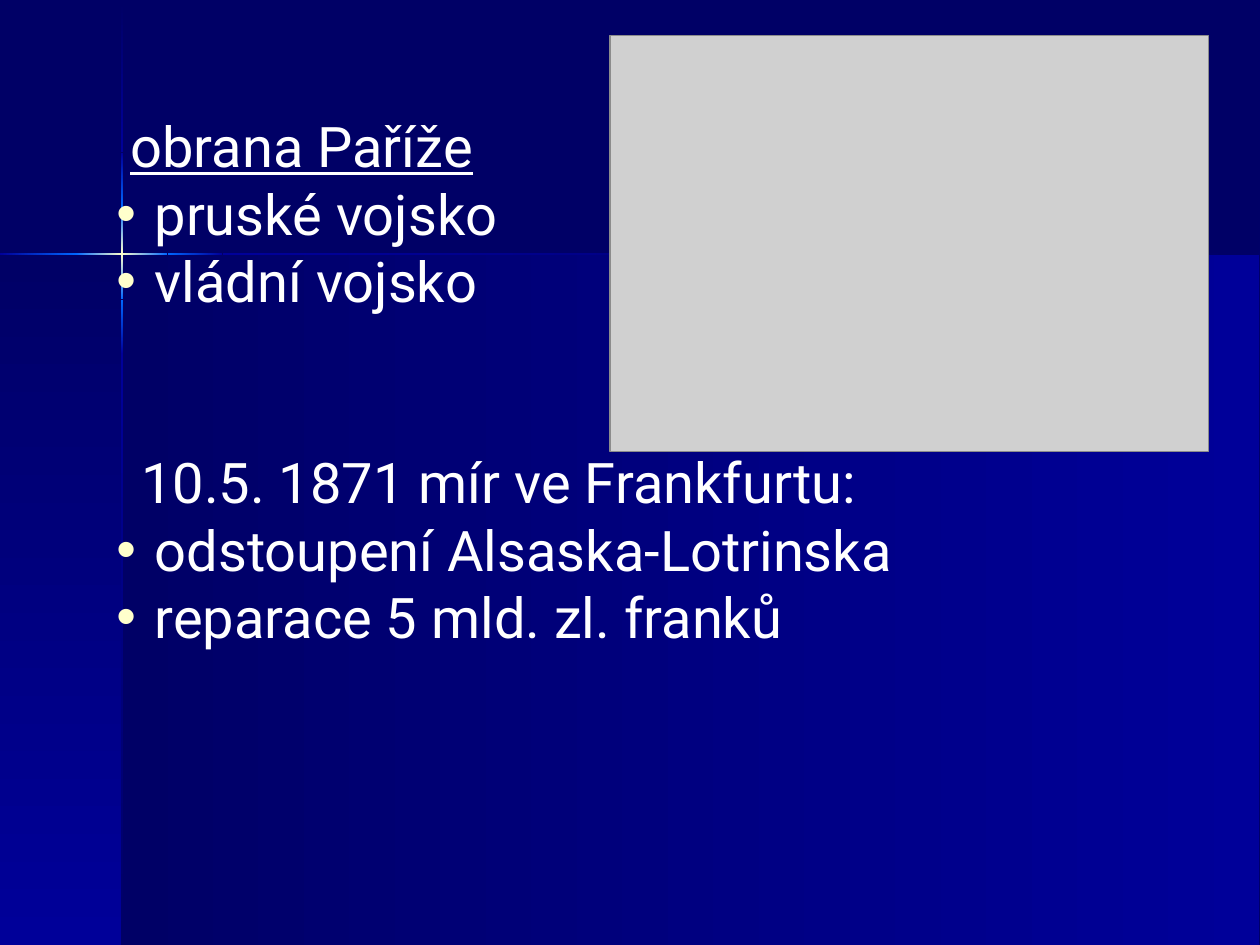
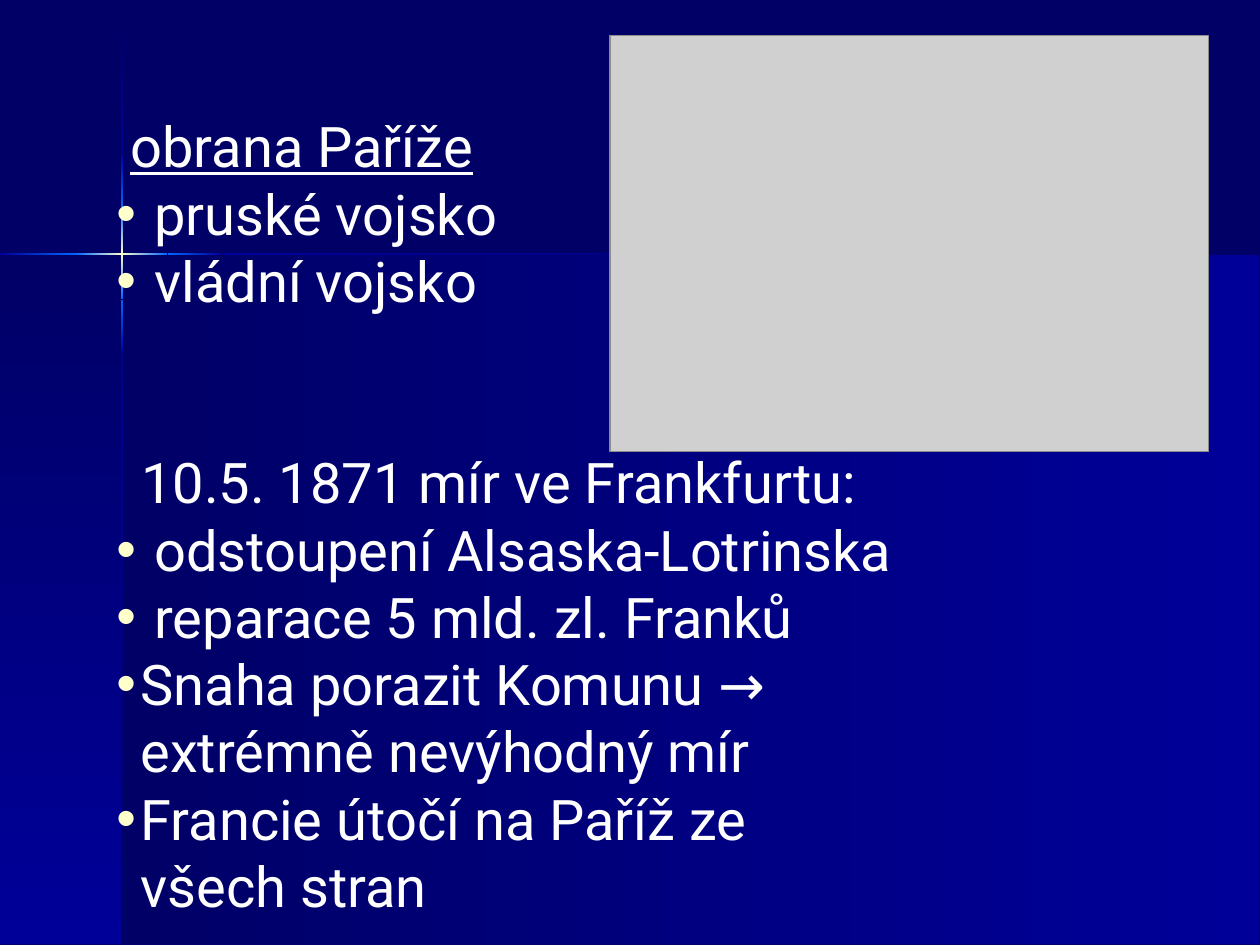
Before and after one commit to JiriKalvoda/zapisky, a slide deck: slide 29 of d/12-MezinarodniVztahy.ppt. Drawn at 1260x945 pixels with LibreOffice and Linux fonts; fonts in the diff are those of the drawing; grey boxes stand for pictures. Boxes give left, top, right and bottom in pixels: in the first picture for what was removed or moved away, otherwise in the second. Text is boxed around its words. In the diff, an @@ line names an element or a change of style, - is before the commit and + after.

```diff
--- a/d/12-MezinarodniVztahy.ppt
+++ b/d/12-MezinarodniVztahy.ppt
@@ outline redrawn in 3 elements at [122,255,1259,945], [121,355,123,945], [0,255,121,945] @@
@@ text at [141,593,793,908]: text changed @@
-  • reparace 5 mld. zl. franků
+  • reparace 5 mld. zl. Franků
+  • Snaha porazit Komunu → extrémně nevýhodný mír
+  • Francie útočí na Paříž ze všech stran
```
Also in this commit, not shown: 33 other slides changed.
